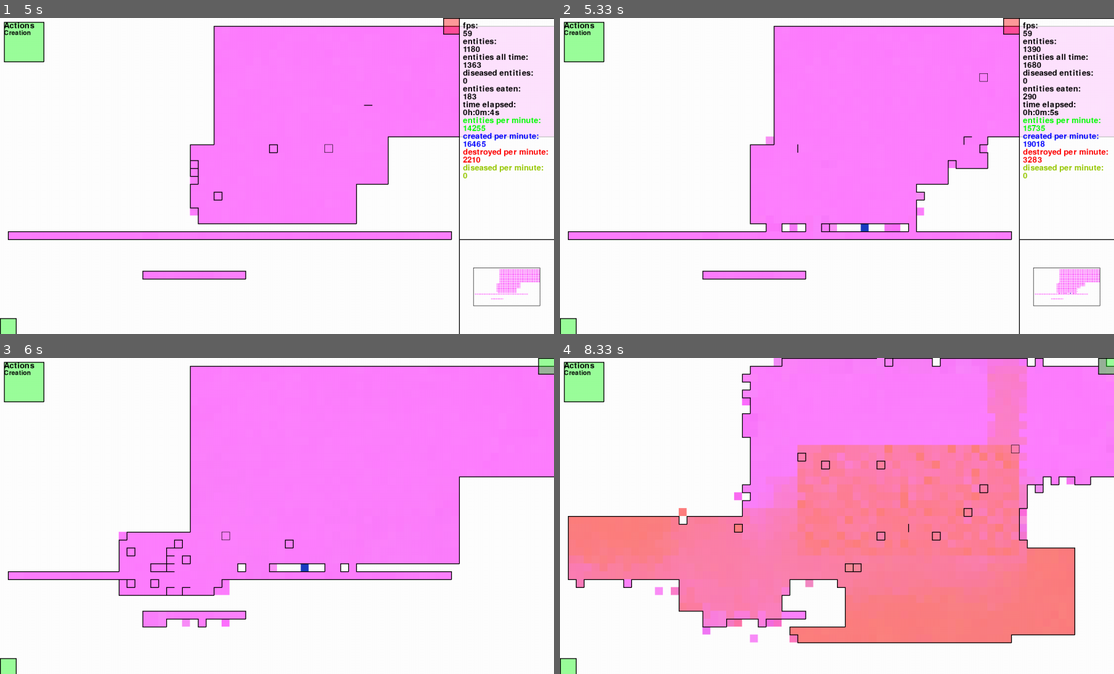
Above: before the commit, frames 1-4 (two rows, left to right).
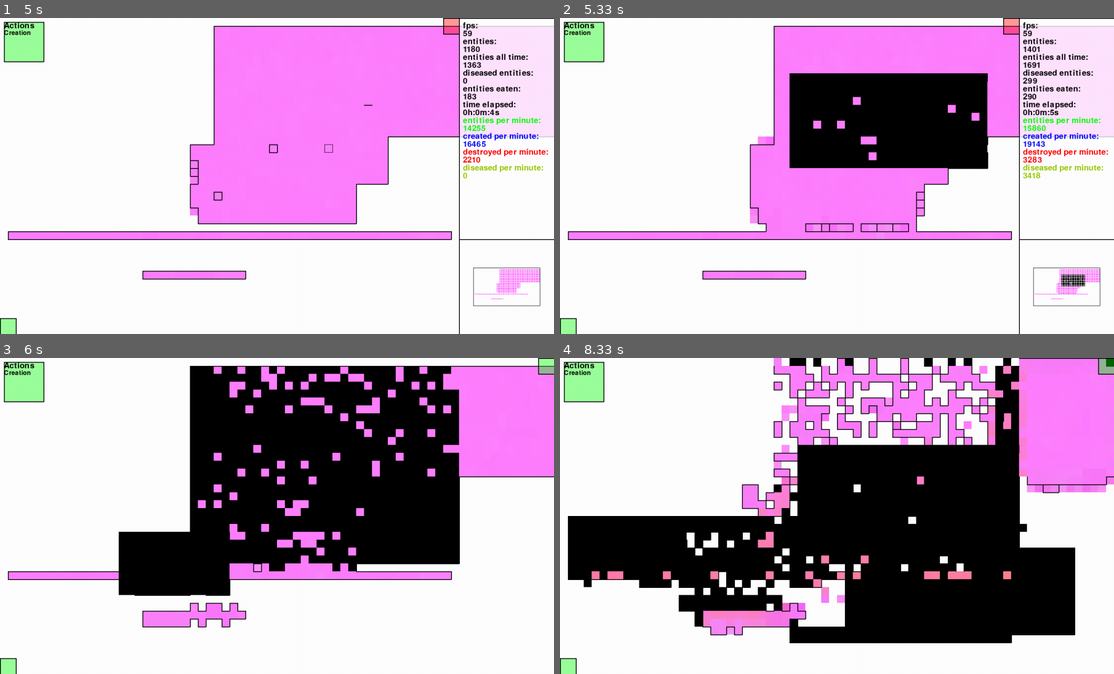
Above: after the commit, the same moments.

Repository: sbwhitt/pygame-life-simulation
Game: pygame game, started from main.py
Same seed, same stepped clock (60 frames per second), same inputs: the game is played once before the commit and once after it.
Inputs (mouse positions are in pixels of both pictures, inside the frame that each line leads up to):
- Up to frame 1 (5 s): press the mouse at (49, 283) at 0.37 s; move the mouse to (121, 179) at 0.47 s; release the mouse at (193, 78) at 0.6 s; tap Enter at 0.67 s; click (504, 286) at 1.05 s; press the mouse at (448, 24) at 1.37 s; move the mouse to (304, 150) at 1.47 s; release the mouse at (155, 273) at 1.6 s; press the mouse at (22, 40) at 1.7 s; move the mouse to (249, 141) at 1.8 s; release the mouse at (470, 236) at 1.93 s; press the mouse at (22, 299) at 2.03 s; move the mouse to (182, 191) at 2.13 s; release the mouse at (337, 84) at 2.27 s; press the mouse at (49, 267) at 2.37 s; move the mouse to (77, 280) at 2.47 s; release the mouse at (110, 292) at 2.6 s; click "Creation" at 2.72 s; press the mouse at (49, 283) at 3.03 s; move the mouse to (204, 217) at 3.13 s; release the mouse at (354, 147) at 3.27 s; press the mouse at (49, 283) at 3.37 s; move the mouse to (149, 277) at 3.47 s; release the mouse at (243, 273) at 3.6 s; press the mouse at (49, 283) at 3.7 s; move the mouse to (216, 176) at 3.8 s; release the mouse at (382, 71) at 3.93 s; press the mouse at (548, 24) at 4.03 s; move the mouse to (382, 78) at 4.13 s; release the mouse at (216, 131) at 4.27 s; press the mouse at (5, 232) at 4.37 s; move the mouse to (227, 232) at 4.47 s; release the mouse at (443, 232) at 4.6 s; press the mouse at (49, 283) at 4.7 s; move the mouse to (188, 213) at 4.8 s; release the mouse at (326, 147) at 4.93 s
- Up to frame 2 (5.33 s): press the mouse at (609, 251) at 5.03 s; move the mouse to (792, 163) at 5.13 s; release the mouse at (981, 74) at 5.27 s
- Up to frame 3 (6 s): press the mouse at (448, 364) at 5.37 s; move the mouse to (321, 462) at 5.47 s; release the mouse at (193, 557) at 5.6 s; press the mouse at (22, 639) at 5.7 s; move the mouse to (127, 585) at 5.8 s; release the mouse at (227, 534) at 5.93 s
- Up to frame 4 (8.33 s): press the mouse at (582, 655) at 6.03 s; move the mouse to (781, 569) at 6.13 s; release the mouse at (975, 487) at 6.27 s; press the mouse at (582, 655) at 6.37 s; move the mouse to (681, 601) at 6.47 s; release the mouse at (776, 550) at 6.6 s; press the mouse at (1064, 626) at 6.7 s; move the mouse to (958, 588) at 6.8 s; release the mouse at (853, 550) at 6.93 s; press the mouse at (565, 572) at 7.03 s; move the mouse to (742, 547) at 7.13 s; release the mouse at (920, 519) at 7.27 s; press the mouse at (1008, 364) at 7.37 s; move the mouse to (1003, 474) at 7.47 s; release the mouse at (997, 585) at 7.6 s; press the mouse at (582, 639) at 7.7 s; move the mouse to (792, 636) at 7.8 s; release the mouse at (1003, 629) at 7.93 s; press the mouse at (582, 655) at 8.03 s; move the mouse to (798, 550) at 8.13 s; release the mouse at (1014, 446) at 8.27 s

Frame 1 is identical in both runs. In frame 2, 12% of the frame differs, in the area x 34-95%, y 8-88%; in frame 3, 31%; in frame 4, 49%, in the area x 1-100%, y 0-91%.

Commit message:
add entity attributes

Diff:
--- a/src/app.py
+++ b/src/app.py
@@ -168,12 +168,13 @@
             shift = (pygame.K_LSHIFT in self.keys or pygame.K_RIGHT in self.keys)
             self.mouse.execute_left_click(self.picker.selected_option,
                                           self.e_man,
-                                          self.bottom_panel.color_picker.current_color,
+                                          self.bottom_panel.get_attributes(),
                                           shift)
         if buttons[settings.MIDDLE_CLICK]:
             self.mouse.spawn_outward(self.e_man,
                                      self._get_tile_pos(pygame.mouse.get_pos()),
-                                     self.bottom_panel.color_picker.current_color, self.clock.time)
+                                     self.bottom_panel.get_attributes(),
+                                     self.clock.time)
         else:
             self.mouse.stop_spawn()
         if buttons[settings.RIGHT_CLICK]:
--- a/src/entities/entity.py
+++ b/src/entities/entity.py
@@ -51,7 +51,7 @@
             if s:
                 neighbor = self._check_neighbor(s)
                 if neighbor != None and neighbor.colony != self.colony and neighbor.bound:
-                    if neighbor.dna.diseased and random.randint(1, settings.DISEASE_SPREAD_CHANCE) == 1:
+                    if not self.dna.immune and neighbor.dna.diseased and random.randint(1, settings.DISEASE_SPREAD_CHANCE) == 1:
                         self.dna.diseased = True
                         return None
                     return neighbor
@@ -120,7 +120,7 @@
                     str(self.dna.generation) + " has reproduced")
 
     def _check_neighbor(self, collision: "Entity") -> "Entity":
-        if collision.dna.diseased and random.randint(1, settings.DISEASE_SPREAD_CHANCE) == 1:
+        if not self.dna.immune and collision.dna.diseased and random.randint(1, settings.DISEASE_SPREAD_CHANCE) == 1:
             self.dna.diseased = True
             return None
         if self.dna.compatible(collision.dna):
--- a/src/entities/entity_manager.py
+++ b/src/entities/entity_manager.py
@@ -110,8 +110,12 @@
         return pygame.Color(int(r/num_e), int(g/num_e), int(b/num_e))
 
     # mouse command function helpers
-    def place_entity(self, pos: tuple, color: pygame.Color=None) -> None:
-        e = Entity(pos[0], pos[1], color) if color else Entity(pos[0], pos[1])
+    def place_entity(self, pos: tuple, atts: dict) -> None:
+        e = Entity(pos[0], pos[1], atts["color"])
+        e.dna.diseased = atts["diseased"]
+        e.dna.immune = atts["immune"]
+        if atts["immortal"]:
+            e.dna.age_limit = 2000000000
         self._add_entity(e)
 
     def select_entity(self, e: Entity) -> None:
@@ -176,8 +180,8 @@
             e1.dna.age_limit += 1
             e2.dna.age_limit += 1
         elif r == 2:
-            e1.nourished = True
-            e2.nourished = True
+            e1.dna.nourished = True
+            e2.dna.nourished = True
 
     def _spread_color(self, collisions: list[Entity]) -> None:
         r, g, b = 0, 0, 0
--- a/src/interface/mouse.py
+++ b/src/interface/mouse.py
@@ -45,12 +45,12 @@
             self.cursor.update(self.dragging[settings.LEFT_CLICK])
             self.cursor.render(screen)
 
-    def spawn_outward(self, e_man: EntityManager, pos: tuple, color: pygame.Color, elapsed) -> None:
+    def spawn_outward(self, e_man: EntityManager, pos: tuple, atts: dict, elapsed) -> None:
         if self._increase_spawn_interval(elapsed):
             for i in range(0, len(settings.DIRS)):
                 d = utils.multiply_twople_by_constant(settings.DIRS[i], self.spawn_interval)
                 pos_i = (utils.add_twoples(pos, d))
-                e_man.place_entity(pos_i, color)
+                e_man.place_entity(pos_i, atts)
 
     def stop_spawn(self) -> None:
         self.click_timer = 0
@@ -65,13 +65,13 @@
         elif button == settings.RIGHT_CLICK:
             self.window.move(self._get_drag_dir(settings.RIGHT_CLICK))
 
-    def execute_left_click(self, menu_option: PickerMenuOption, e_man: EntityManager, color: pygame.Color, shift: bool=False) -> None:
+    def execute_left_click(self, menu_option: PickerMenuOption, e_man: EntityManager, atts: dict, shift: bool=False) -> None:
         # selection
         if menu_option.option == settings.ACTION_MENU_OPTIONS[0]:
             self.select(e_man, shift)
         # creation
         elif menu_option.option == settings.ACTION_MENU_OPTIONS[1]:
-            self.place_selected(e_man, color)
+            self.place_selected(e_man, atts)
         # deletion
         elif menu_option.option == settings.ACTION_MENU_OPTIONS[2]:
             self.delete_selected(e_man)
@@ -88,12 +88,12 @@
                 y += settings.ENT_WIDTH
             x += settings.ENT_WIDTH
 
-    def place_selected(self, e_man: EntityManager, color: pygame.Color) -> None:
+    def place_selected(self, e_man: EntityManager, atts: dict) -> None:
         x, y = self.cursor.rect.left, self.cursor.rect.top
         while x < self.cursor.rect.right:
             y = self.cursor.rect.top
             while y < self.cursor.rect.bottom:
-                e_man.place_entity(utils.add_twoples((x, y), self.window.offset), color)
+                e_man.place_entity(utils.add_twoples((x, y), self.window.offset), atts)
                 y += settings.ENT_WIDTH
             x += settings.ENT_WIDTH
 
--- a/src/interface/panels/bottom_panel.py
+++ b/src/interface/panels/bottom_panel.py
@@ -49,6 +49,12 @@
         else:
             self.panel_button.pos = (0, settings.WINDOW_HEIGHT-self.panel_button.style.HEIGHT)
 
+    def get_attributes(self) -> dict:
+        return {"color": self.color_picker.current_color,
+                "diseased": self.choosers[0].selected,
+                "immune": self.choosers[1].selected,
+                "immortal": self.choosers[2].selected}
+
     # helpers
 
     def _build_choosers(self, choosers: list[str]) -> list[Chooser]:
